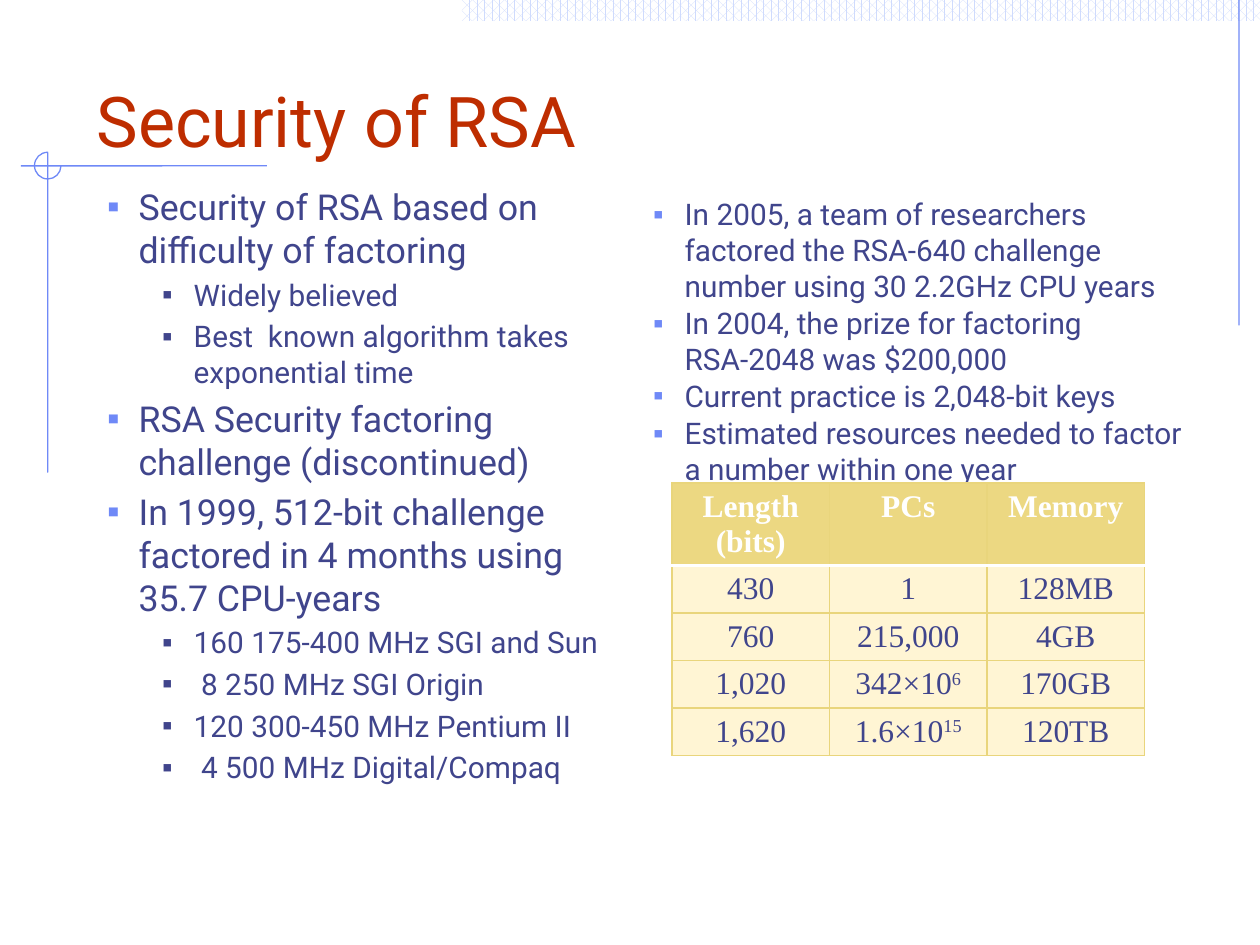
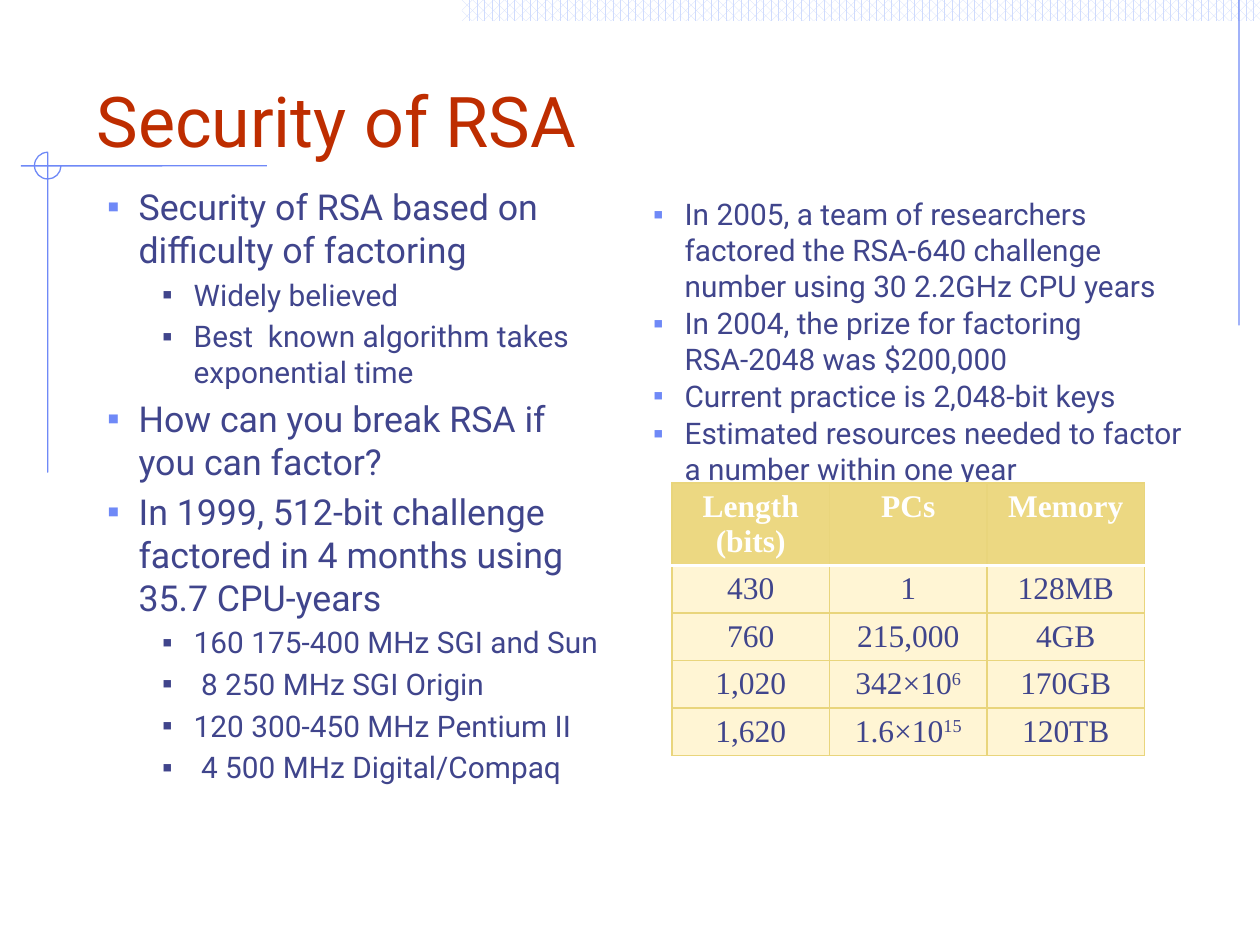
Before and after one commit to enee351/enee351.github.io, a slide deck: slide 11 of lectures/week5/09_30_14.pptx. Drawn at 1260x945 pixels with LibreOffice and Linux fonts; fonts in the diff are those of the drawing. Boxes give left, top, right and bottom in pixels: in the first picture for what was removed or moved away, otherwise in the second. Text is boxed around its words. In the diff, an @@ line names an element or a change of style, - is before the commit and + after.

```diff
--- a/lectures/week5/09_30_14.pptx
+++ b/lectures/week5/09_30_14.pptx
@@ text at [139,405,546,483]: text changed @@
-▪ RSA Security factoring challenge (discontinued)
+▪ How can you break RSA if you can factor?
```
Also in this commit, not shown: 3 other slides changed.
